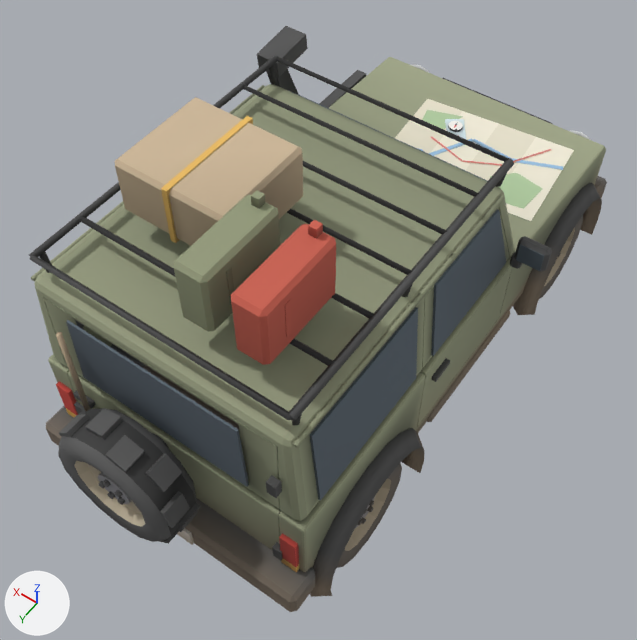
An edit to the glTF model props/jeep/jeep_expedition.glb, drawn before and after from the same camera.
Both versions are drawn from a 50 mm camera at (-1.81, 2.93, 4.67) aimed at (-0.06, 0.47, 0.82). Lighting does not change. The marker at lower left points along +X, +Y and +Z. The first picture is the older version. Where no turn or scale is listed for an object, it has been applied to the vertices. Vertices at exactly the same position are counted once.

The first picture shows 'BackDoor', 'DoorD', 'Glass', 'GlassB', 'GlassD', 'Jeep', 'Map' and 1 more.
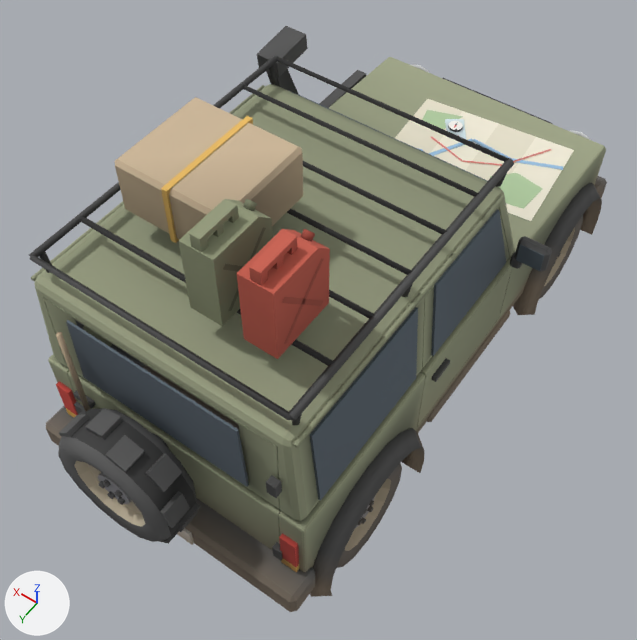
What changed in the scene script:
```text
Change me_prism:
    used by ob_jeep; location = (0.0, 0.0, 0.0)
    remove me_prism.from_pydata(...)  # 2788 vertices, 4960 faces; spans x -0.9..0.9, y -2.0..1.78, z 0.0..2.23
    add me_prism.from_pydata(...)  # 2832 vertices, 5000 faces; spans x -0.9..0.9, y -2.0..1.78, z 0.0..2.31
    me_prism part 1: the loose piece of 12 vertices spanning x -0.82..-0.8, y 1.03..1.06, z 0.39..0.42 is copied, and the copy is multiplied about its middle by the matrix ((0.0, 0.0, -1.66), (-1.174, 1.174, 0.0), (1.174, 1.174, 0.0)), then moved by (0.39, 0.01, 1.8); it spans x -0.44..-0.4, y 1.02..1.09, z 2.18..2.24
    me_prism part 2: the loose piece of 12 vertices spanning x -0.82..-0.8, y 1.03..1.06, z 0.39..0.42 is copied, and the copy is multiplied about its middle by the matrix ((0.0, 0.0, -1.66), (-1.174, 1.174, 0.0), (1.174, 1.174, 0.0)), then moved by (0.67, 0.01, 1.8); it spans x -0.16..-0.12, y 1.02..1.09, z 2.18..2.24
    me_prism part 3: 8 vertices moved from x -0.5..-0.12, y 0.96..1.44, z 1.86..2.23 to x -0.5..-0.05, y 1.02..1.38, z 1.84..2.24; 56 vertices removed from x -0.5..-0.05, y 0.96..1.44, z 1.84..2.23; 92 vertices added at x -0.51..-0.05, y 1.02..1.38, z 1.84..2.31
    other edits to the shape of me_prism do not show in these pictures
```

Changed parts and their boxes (x1, y1, x2, y2) in the pictures (637 x 640 px; the box of a moved part takes in the faces that stretch with it):
part 1 of me_prism, added
    after: (300, 229, 315, 241)
part 2 of me_prism, added
    after: (243, 199, 257, 211)
part 3 of me_prism, moved or reshaped
    before: (173, 190, 336, 365)
    after: (178, 199, 330, 359)
